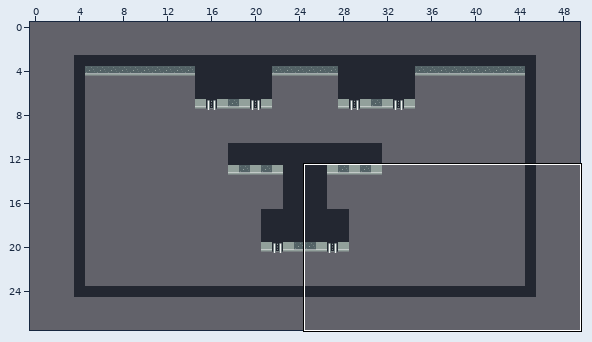
Level history. Tiled map: 5. camera/scenes/0/0.tmx. Above: a wide view before the commit, with the close-up outlined.
Close-up. Old version:
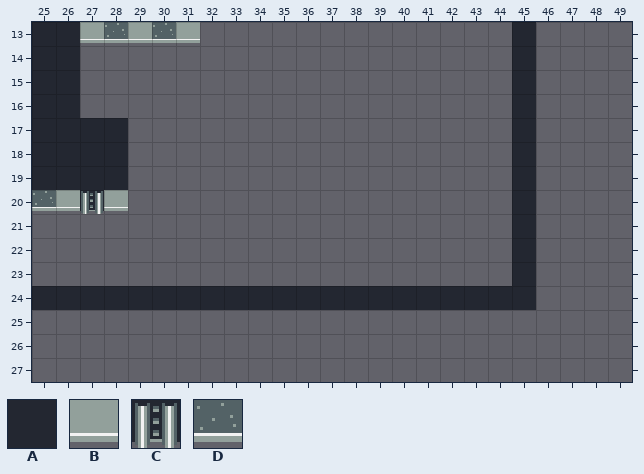
Cells are 16x16 px. Shown: x 25..49, y 13..27. The commit also changed other parts of the map, which this record leaves out.
Key: from "tileset_0": A 0, B 1, C 2, D 3.
_ is an empty cell.
Layer "blocks" before, first column x 25:
13 AABDBDB_____________A____
14 AA__________________A____
15 AA__________________A____
16 AA__________________A____
17 AAAA________________A____
18 AAAA________________A____
19 AAAA________________A____
20 DBCB________________A____
21 ____________________A____
22 ____________________A____
23 ____________________A____
24 AAAAAAAAAAAAAAAAAAAAA____
25 _________________________
26 _________________________
27 _________________________
After the commit:
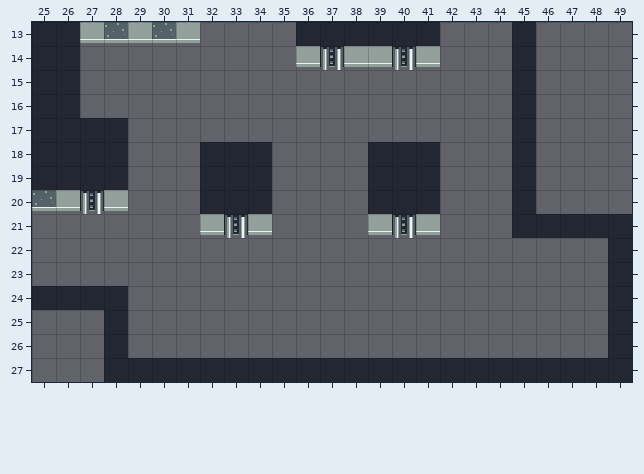
The edit:
Layer "blocks":
y 13: x 36..41 ______ -> AAAAAA
y 14: x 36..41 ______ -> BCBBCB
y 18..20: x 32..34 ___ -> AAA; x 39..41 ___ -> AAA
y 21: x 32..34 ___ -> BCB; x 39..41 ___ -> BCB; x 46..49 ____ -> AAAA
y 22..23: x 45 A -> _; x 49 _ -> A
y 24: x 29..45 AAAAAAAAAAAAAAAAA -> _________________; x 49 _ -> A
y 25..26: x 28 _ -> A; x 49 _ -> A
y 27: x 28..49 ______________________ -> AAAAAAAAAAAAAAAAAAAAAA
